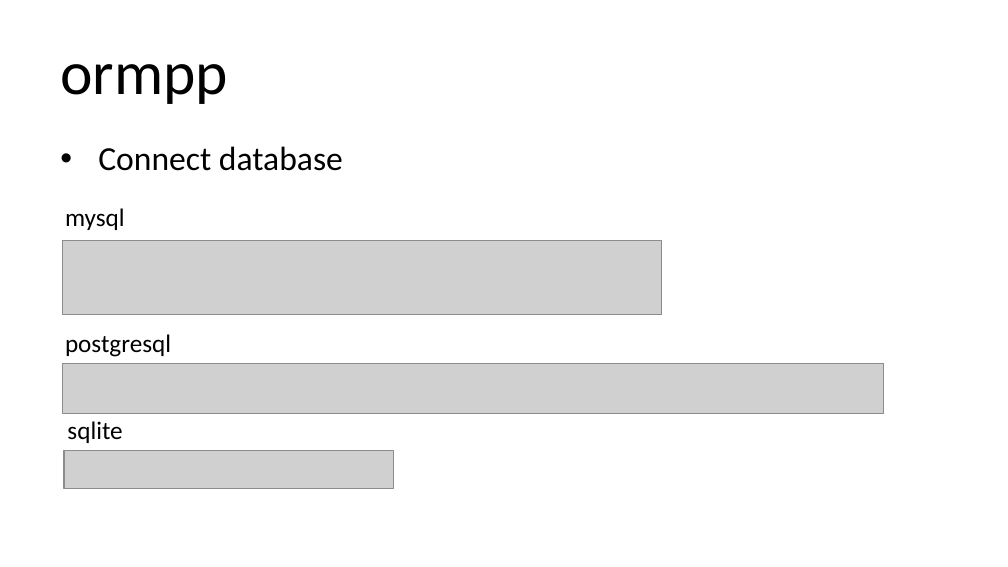
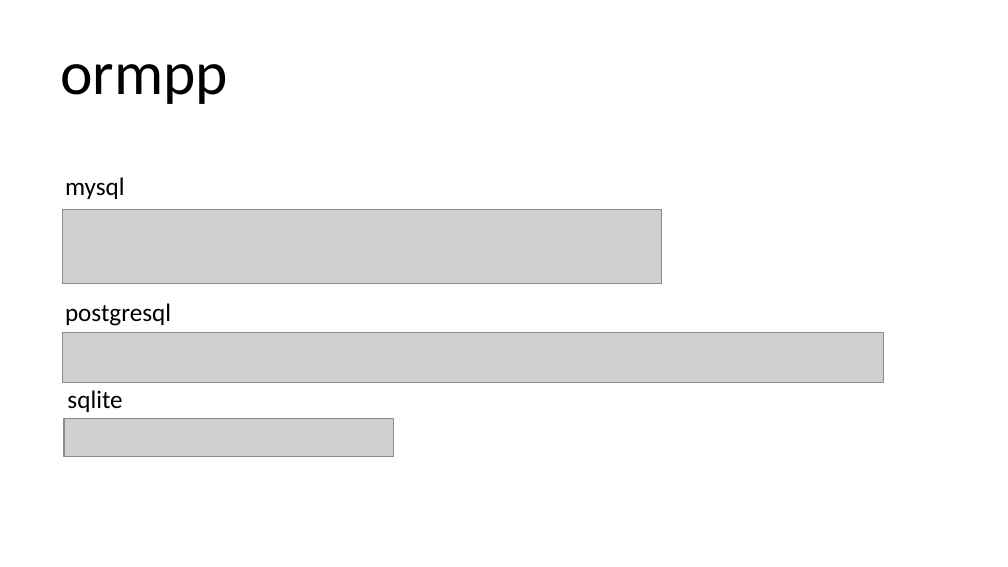
Before and after one commit to qicosmos/cppcon2018, a slide deck: slide 39 of cppcon2018.pptx (slide 42 before the commit). Drawn at 1008x567 pixels with LibreOffice and Linux fonts; fonts in the diff are those of the drawing; grey boxes stand for pictures. Boxes give left, top, right and bottom in pixels: in the first picture for what was removed or moved away, otherwise in the second. Text is boxed around its words. In the diff, an @@ line names an element or a change of style, - is before the commit and + after.

```diff
--- a/cppcon2018.pptx
+++ b/cppcon2018.pptx
@@ text removed at box(98, 146, 343, 171) @@
-• Connect database
@@ 3 pictures, 3 texts: place and size @@
-3 pictures, 3 texts at box(62, 208, 883, 489)
+3 pictures, 3 texts at box(62, 177, 883, 458)
```
Also in this commit, not shown: 12 other slides changed, 4 slides removed.
